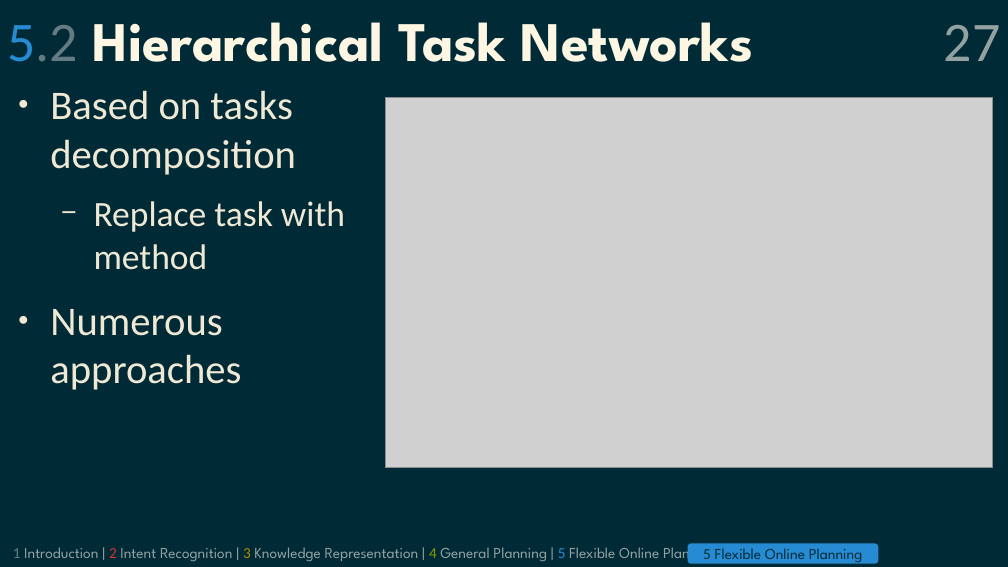
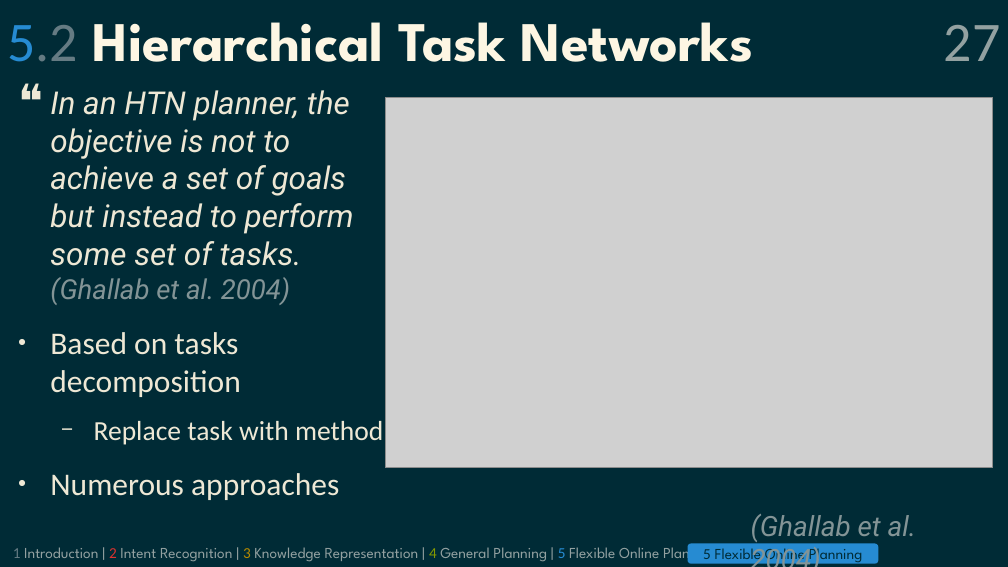
Before and after one commit to grea09/gennio, a slide deck: slide 27 of doc/defense.odp. Drawn at 1008x567 pixels with LibreOffice and Linux fonts; fonts in the diff are those of the drawing; grey boxes stand for pictures. Boxes give left, top, right and bottom in pixels: in the first picture for what was removed or moved away, otherwise in the second. Text is boxed around its words. In the diff, an @@ line names an element or a change of style, - is before the commit and + after.

```diff
--- a/doc/defense.odp
+++ b/doc/defense.odp
@@ text at [50,90,354,305]: paragraph added @@
+❝ In an HTN planner, the objective is not to achieve a set of goals but instead to perform some set of tasks.
+  (Ghallab et al. 2004)
@@ text at [50,332,383,500]: size 32 to 24.8 pt in "Based on tasks decomposition", "Numerous approaches"; size 28 to 21.7 pt in "Replace task with method" @@
@@ text added at [751,514,916,542], 22 pt, text #839496, italic @@
+(Ghallab et al. 2004)
```
Also in this commit, not shown: 6 other slides changed, 3 other files.
